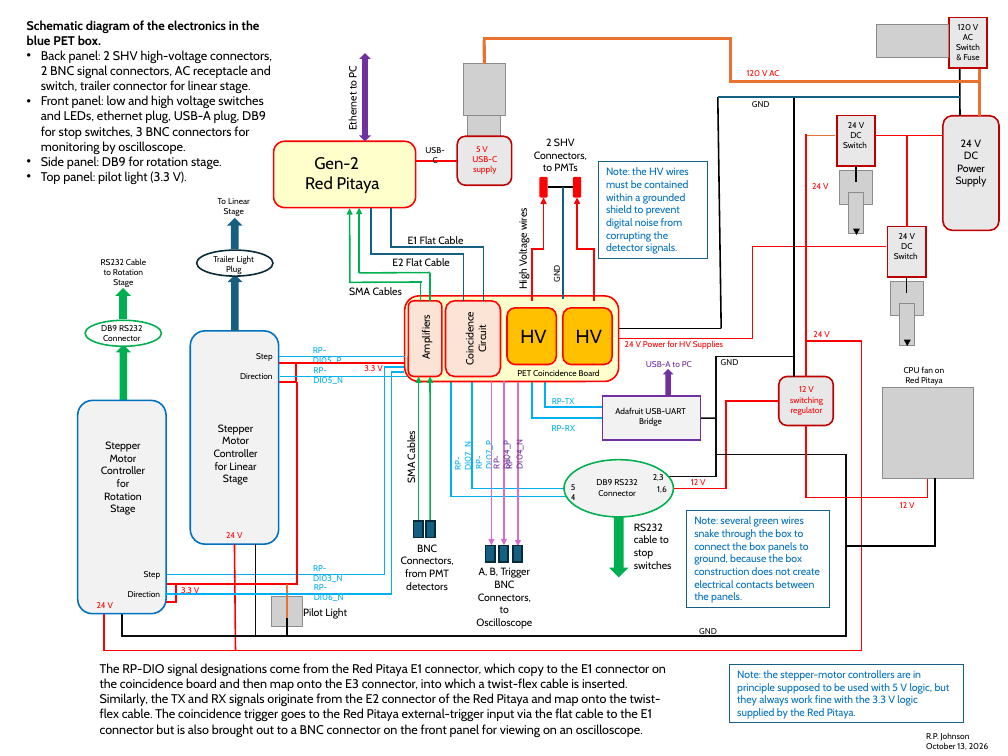
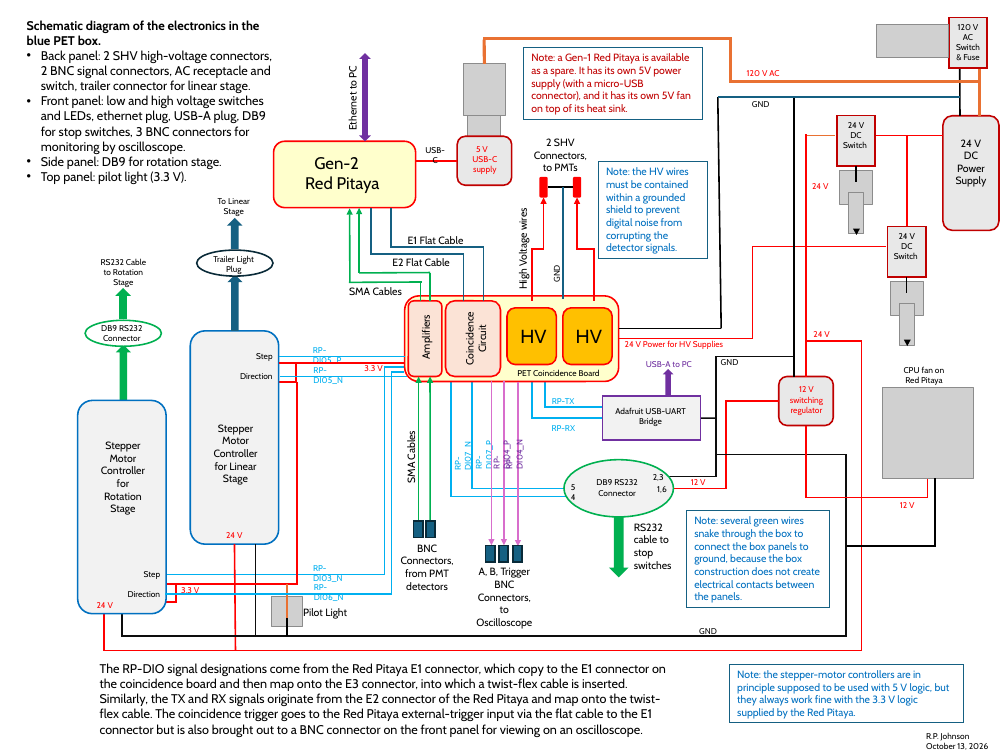
Before and after one commit to robertprestonjohnson/Physics134-PET, a slide deck: slide 1 of PET_Electronics_V2.pptx. Drawn at 1008x756 pixels with LibreOffice and Linux fonts; fonts in the diff are those of the drawing; grey boxes stand for pictures; background and template pictures are left out. Boxes give left, top, right and bottom in pixels: in the first picture for what was removed or moved away, otherwise in the second. Text is boxed around its words. In the diff, an @@ line names an element or a change of style, - is before the commit and + after.

```diff
--- a/PET_Electronics_V2.pptx
+++ b/PET_Electronics_V2.pptx
@@ rectangle added at (524,48,702,119), outline #156082 0.75 pt, 10 pt, text #C00000 @@
+Note: a Gen-1 Red Pitaya is available as a spare. It has its own 5V power supply (with a micro-USB connector), and it has its own 5V fan on top of its heat sink.
```
Also in this commit, not shown: 1 other file.
